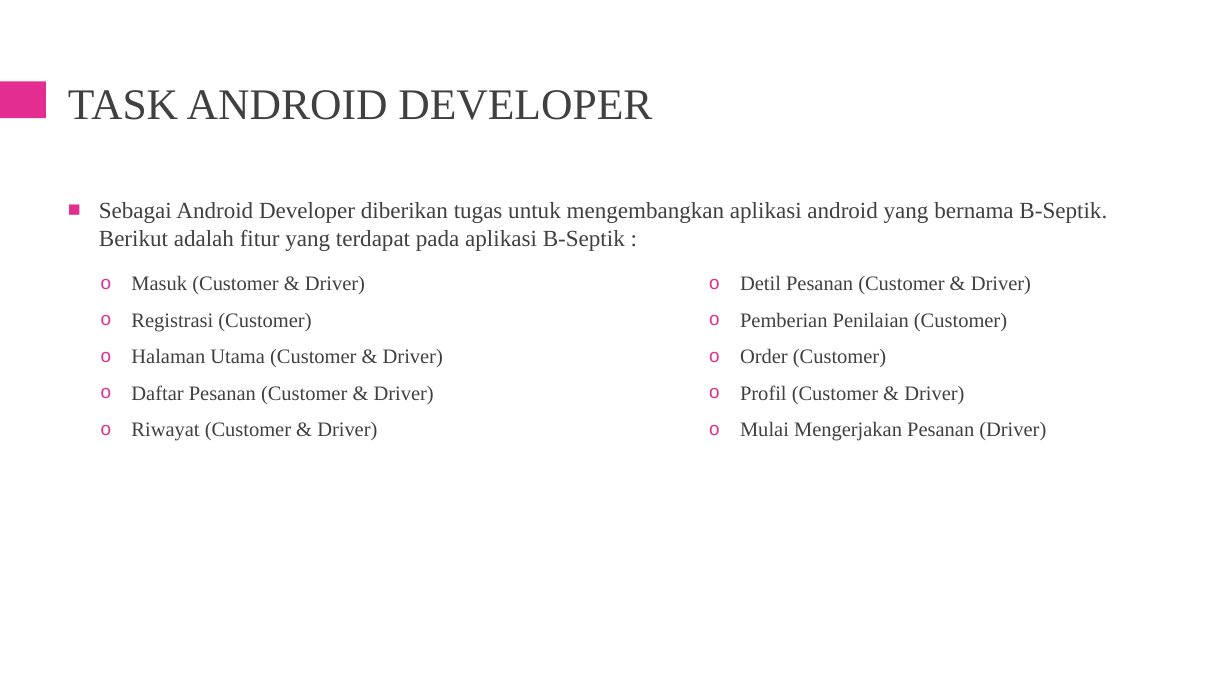
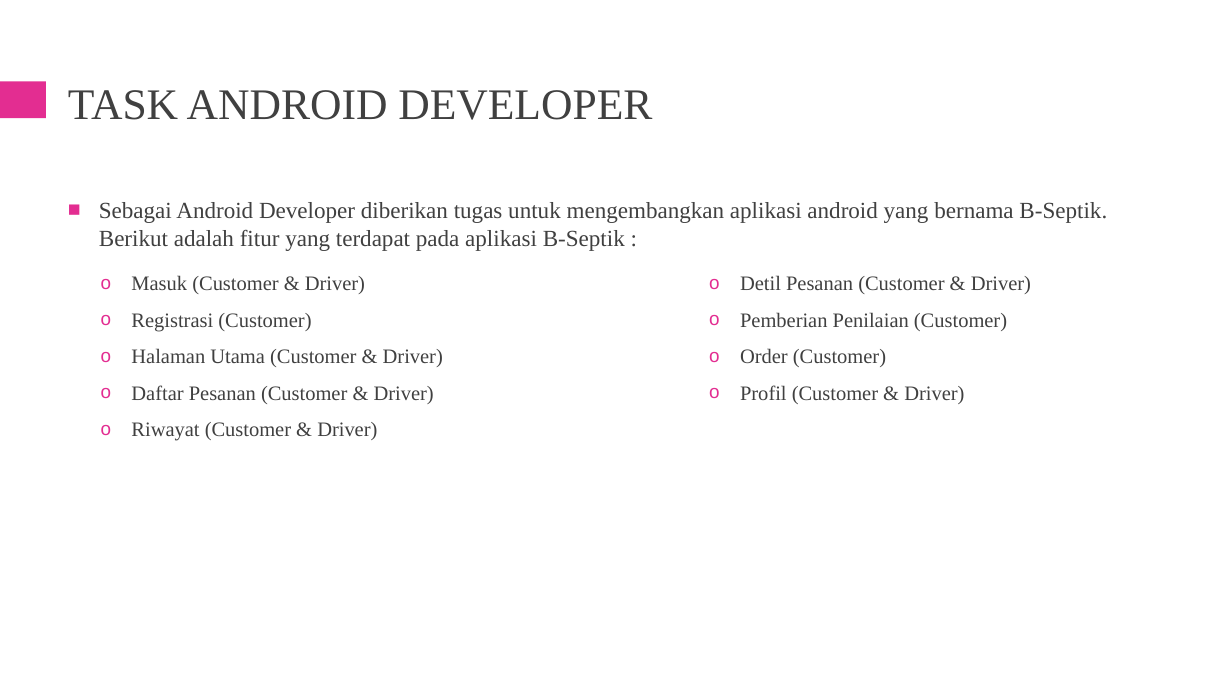
Before and after one commit to palindungan/file_penting_cadangan, a slide deck: slide 5 of PKL Industri 2020/magang_ppt.pptx. Drawn at 1232x693 pixels with LibreOffice and Linux fonts; fonts in the diff are those of the drawing. Boxes give left, top, right and bottom in pixels: in the first picture for what was removed or moved away, otherwise in the second. Text is boxed around its words. In the diff, an @@ line names an element or a change of style, - is before the commit and + after.

```diff
--- a/PKL Industri 2020/magang_ppt.pptx
+++ b/PKL Industri 2020/magang_ppt.pptx
@@ text at (740,421,1046,441): paragraph removed @@
-  o Mulai Mengerjakan Pesanan (Driver)
```
Also in this commit, not shown: 1 slide removed.
